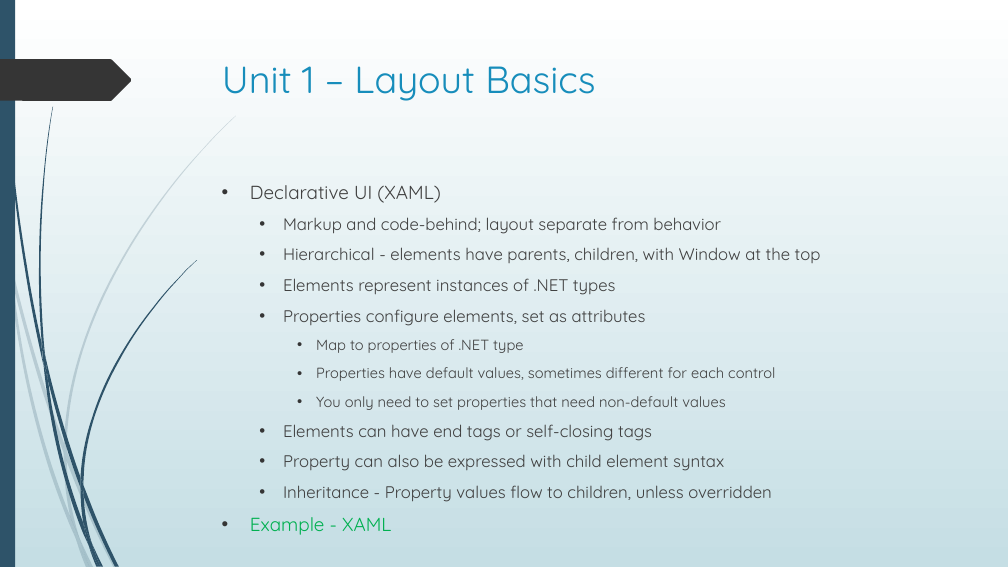
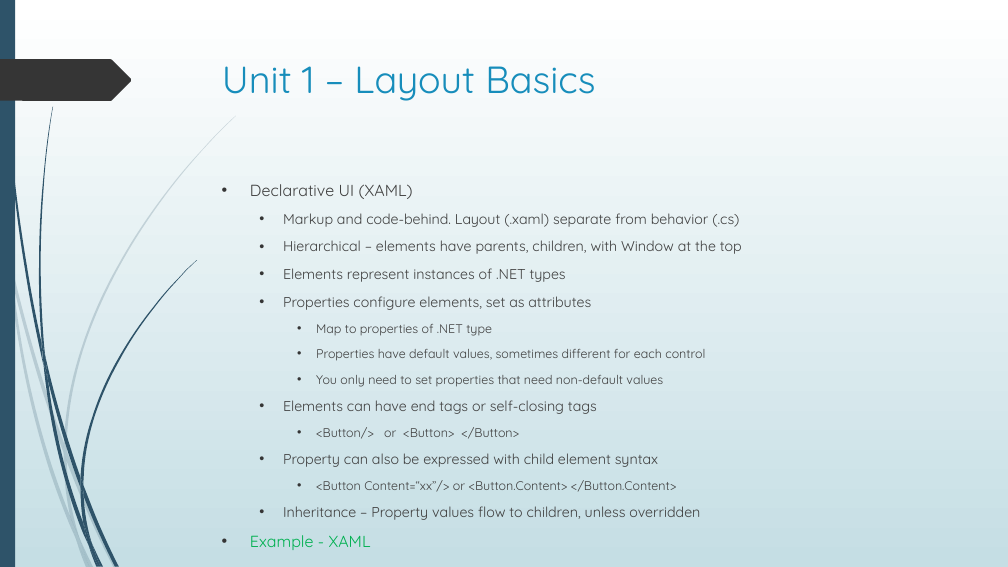
Before and after one commit to seanpsexton/wpf-workshop-solutions, a slide deck: slide 6 of WPF-Workshop-Sexton-Oct2023.pptx. Drawn at 1008x567 pixels with LibreOffice and Linux fonts; fonts in the diff are those of the drawing. Boxes give left, top, right and bottom in pixels: in the first picture for what was removed or moved away, otherwise in the second. Text is boxed around its words. In the diff, an @@ line names an element or a change of style, - is before the commit and + after.

Commit message:
Edit PPT for wording

```diff
--- a/WPF-Workshop-Sexton-Oct2023.pptx
+++ b/WPF-Workshop-Sexton-Oct2023.pptx
@@ text at <box>250,184,742,520</box>: paragraph added @@
+    • <Button/> or <Button> </Button>
@@ text at <box>250,184,705,467</box>: size 18 to 15.3 pt in "Declarative UI (XAML)", "Example - XAML"; size 16 to 13.6 pt in "Elements represent instances of .NET types", "Properties configure elements, set as attributes", "Elements can have end tags or self-closing ...", "Property can also be expressed with child ..."; size 14 to 11.9 pt in "Map to properties of .NET type", "Properties have default values, sometimes different for ...", "You only need to set properties that ..." @@
@@ text at <box>283,213,742,254</box>: text changed; size 16 to 13.6 pt @@
-  • Markup and code-behind; layout separate from behavior
-  • Hierarchical - elements have parents, children, with Window at the top
+  • Markup and code-behind. Layout (.xaml) separate from behavior (.cs)
+  • Hierarchical – elements have parents, children, with Window at the top
@@ text at <box>283,480,700,520</box>: text changed; size 16 to 13.6 pt @@
-  • Inheritance - Property values flow to children, unless overridden
+    • <Button Content=“xx”/> or <Button.Content> </Button.Content>
+  • Inheritance – Property values flow to children, unless overridden
```
Also in this commit, not shown: 50 other slides changed.
